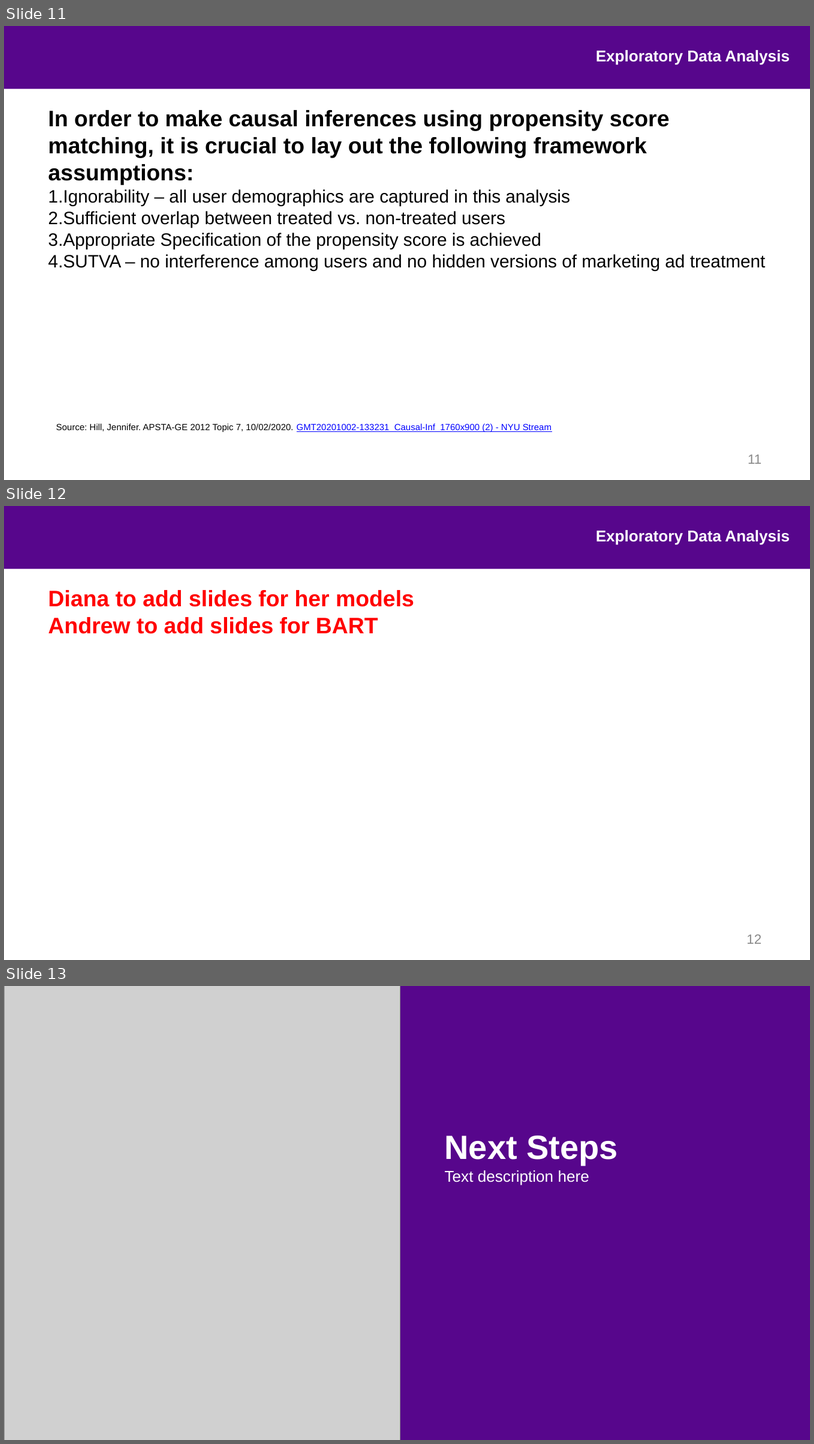
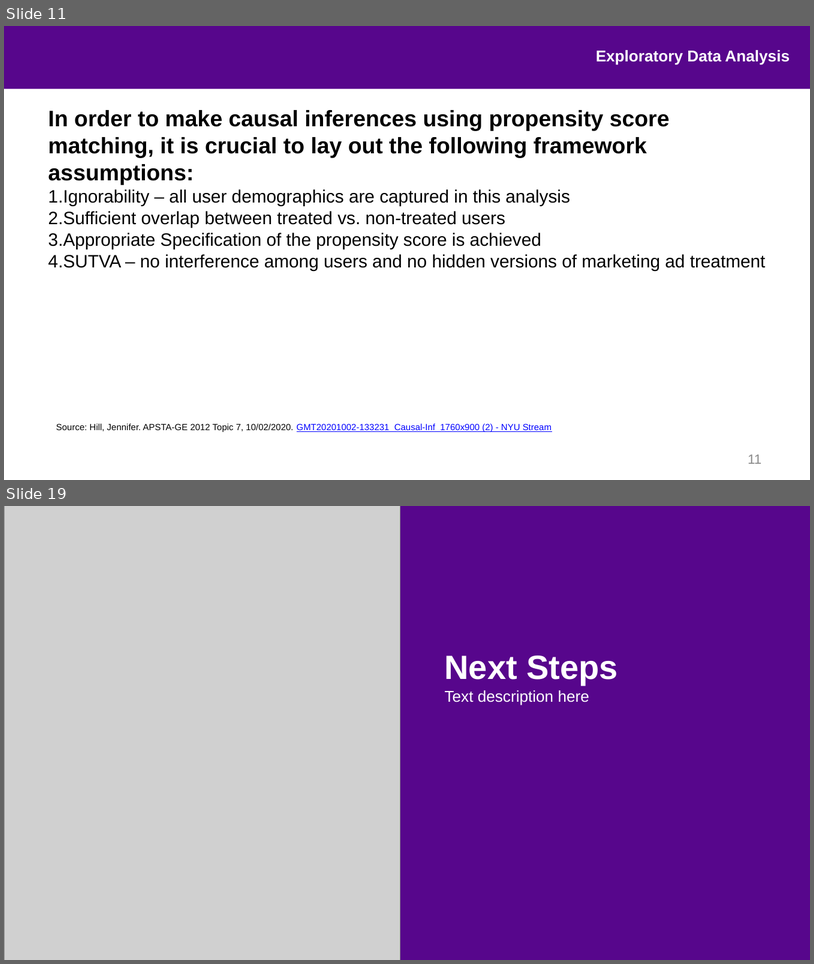
Before and after one commit to ajpag/Airbnb-Causal-Inference, a slide deck: presentation/airbnb_causal_inference.pptx. Shown one above the other, each under a label of ours: slides 11, 12 and 13 before the commit, slides 11 and 19 after it; the slides between them are not shown. The pictures are 814x1444 and 814x964 pixels, drawn with LibreOffice and Linux fonts; fonts in the diff are those of the drawing; grey boxes stand for pictures; background and template pictures are left out. Boxes give left, top, right and bottom in pixels: in the first picture for what was removed or moved away, otherwise in the second. Text is boxed around its words. In the diff, an @@ line names an element or a change of style, - is before the commit and + after.

```diff
--- a/presentation/airbnb_causal_inference.pptx
+++ b/presentation/airbnb_causal_inference.pptx
@@ slide 12 removed at (x1=4, y1=506, x2=810, y2=960), background #FFFFFF; not listed: 1 template element that a slide beside it also shows @@
@@ text removed at (x1=596, y1=530, x2=790, y2=545) @@
-Exploratory Data Analysis
@@ text removed at (x1=48, y1=590, x2=414, y2=634) @@
-Diana to add slides for her models
-Andrew to add slides for BART
@@ page number removed at (x1=747, y1=934, x2=762, y2=943) @@
-12
@@ what was slide 13 is now slide 19 @@
```
Also in this commit, not shown: 7 slides added.
